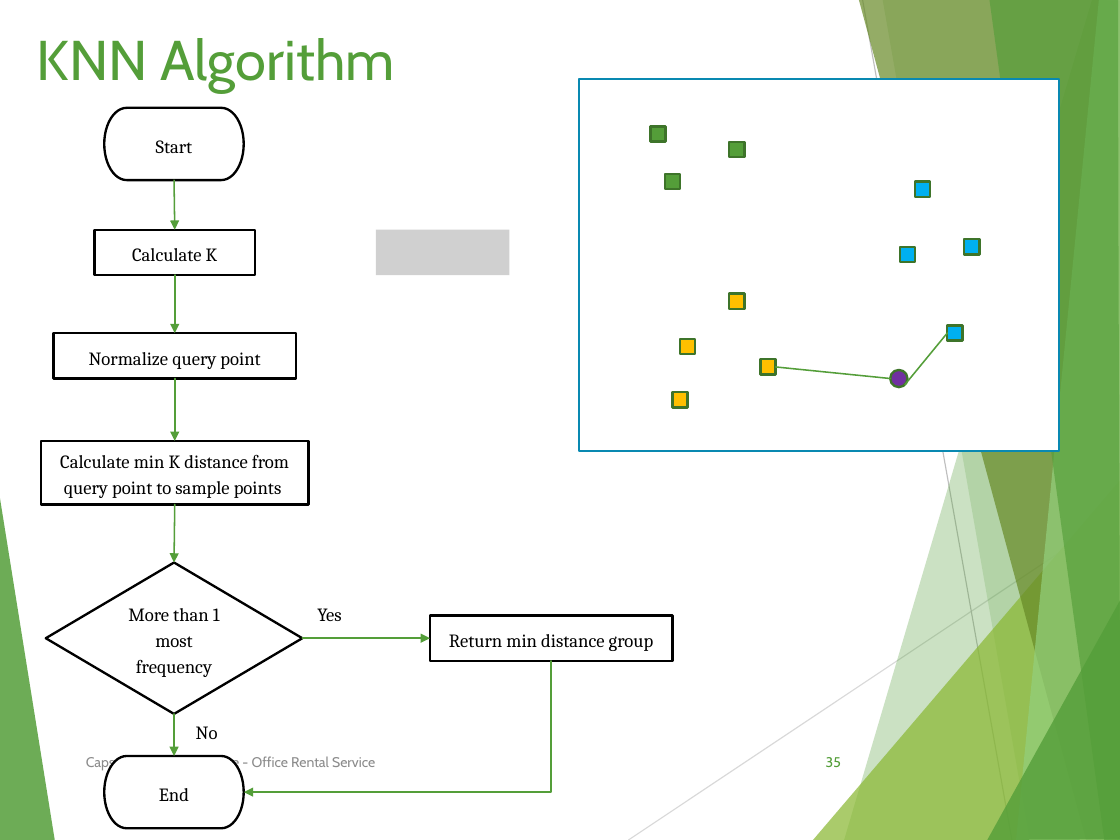
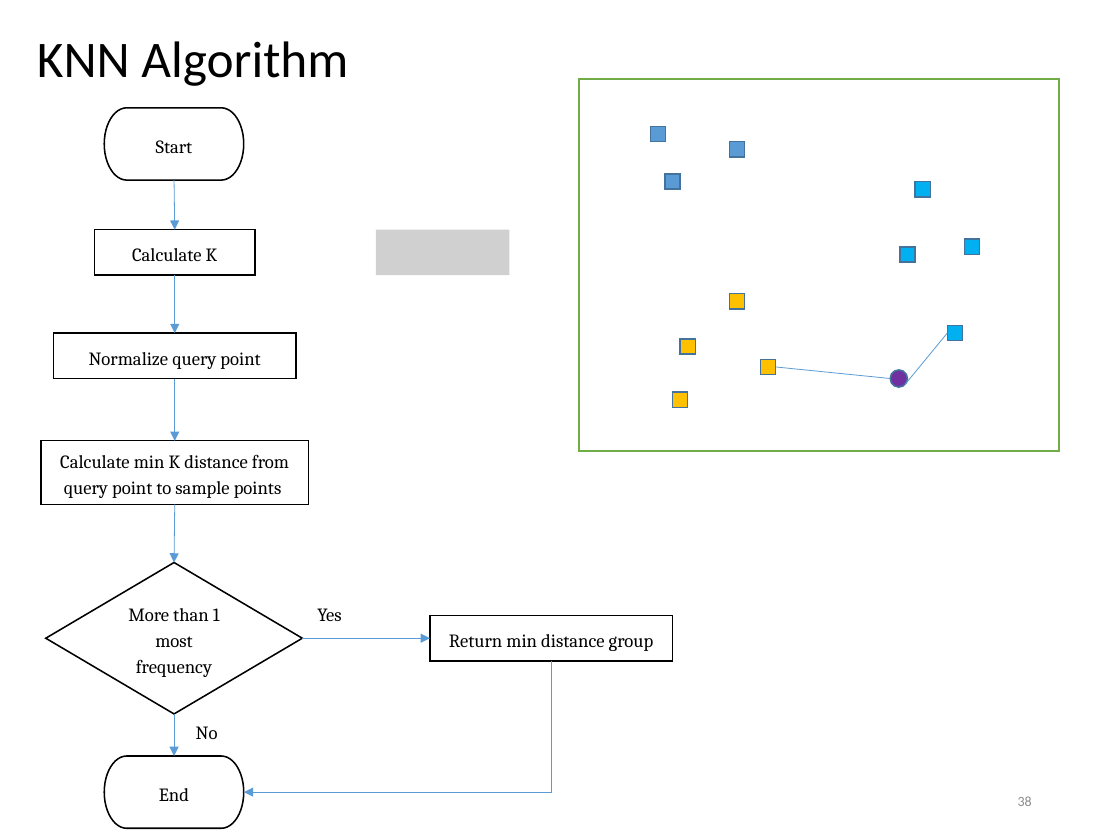
Before and after one commit to tienlx93/capstone-ors, a slide deck: slide 38 of doc/SlidePresentation 2 v3.pptx (slide 35 before the commit). Drawn at 1120x840 pixels with LibreOffice and Linux fonts; fonts in the diff are those of the drawing; grey boxes stand for pictures. Boxes give left, top, right and bottom in pixels: in the first picture for what was removed or moved away, otherwise in the second. Text is boxed around its words. In the diff, an @@ line names an element or a change of style, - is before the commit and + after.

```diff
--- a/doc/SlidePresentation 2 v3.pptx
+++ b/doc/SlidePresentation 2 v3.pptx
@@ title "KNN Algorithm" at [37, 41, 348, 86]: size 36 to 33 pt, font Cabin to Calibri, text colour #549E39 to #000000; line spacing 1 to 0.9; vertical alignment top to middle @@
@@ rectangle at [579, 78, 1058, 451]: outline #0989B1 1.5 pt to #70AD47 1 pt @@
@@ fill #549E39 to #5B9BD5; outline #3E752A 1.5 pt to #43739E 1 pt in 3 elements at [651, 127, 666, 142], [665, 174, 681, 189], [729, 142, 745, 158] @@
@@ arrow (174, 180) - (175, 230): stroke #549E39 1 pt to #5B9BD5 0.5 pt @@
@@ arrow (175, 276) - (175, 333): stroke #549E39 1 pt to #5B9BD5 0.5 pt @@
@@ line (905, 384) - (948, 333): stroke #549E39 1 pt to #5B9BD5 0.5 pt @@
@@ arrow (175, 379) - (175, 441): stroke #549E39 1 pt to #5B9BD5 0.5 pt @@
@@ line (890, 379) - (776, 367): stroke #549E39 1 pt to #5B9BD5 0.5 pt @@
@@ outline #3E752A 1.5 pt to #43739E 1 pt in 9 elements at [915, 181, 931, 197], [899, 246, 915, 262], [964, 240, 980, 255], [948, 326, 963, 342], [729, 293, 745, 309], [680, 339, 696, 355], [760, 360, 776, 375], [672, 392, 688, 408], [890, 370, 907, 386] @@
@@ arrow (175, 504) - (174, 562): stroke #549E39 1 pt to #5B9BD5 0.5 pt @@
@@ group removed at [0, 0, 1120, 840]: 8 freeform shapes, 2 lines @@
@@ outline #000000 1.5 pt to #000000 1 pt in 4 elements at [40, 441, 308, 505], [46, 562, 302, 713], [104, 756, 244, 829], [430, 616, 672, 661] @@
@@ arrow (302, 638) - (430, 638): stroke #549E39 1 pt to #5B9BD5 0.5 pt @@
@@ elbow arrow (551, 661) - (244, 792): stroke #549E39 1 pt to #5B9BD5 0.5 pt @@
@@ arrow (174, 713) - (174, 756): stroke #549E39 1 pt to #5B9BD5 0.5 pt @@
@@ text removed at [86, 755, 375, 771] @@
-Capstone Project Defense - Office Rental Service
@@ page number removed at [826, 757, 841, 767] @@
-35
@@ page number added at [1018, 796, 1032, 806], 9 pt, text #8C8C8C @@
+38
```
Also in this commit, not shown: 34 other slides changed, 5 slides added, 2 slides removed.
